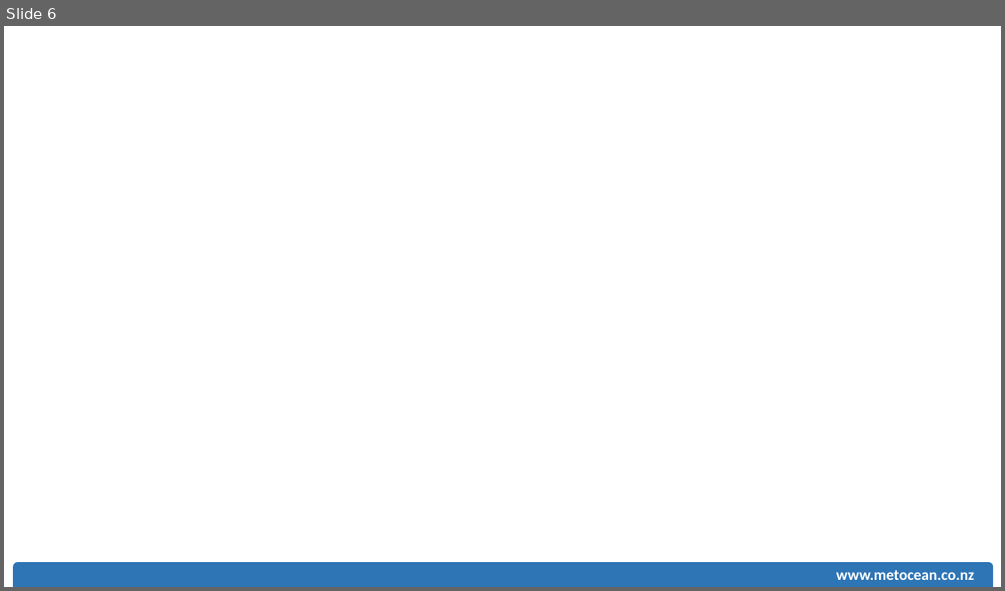
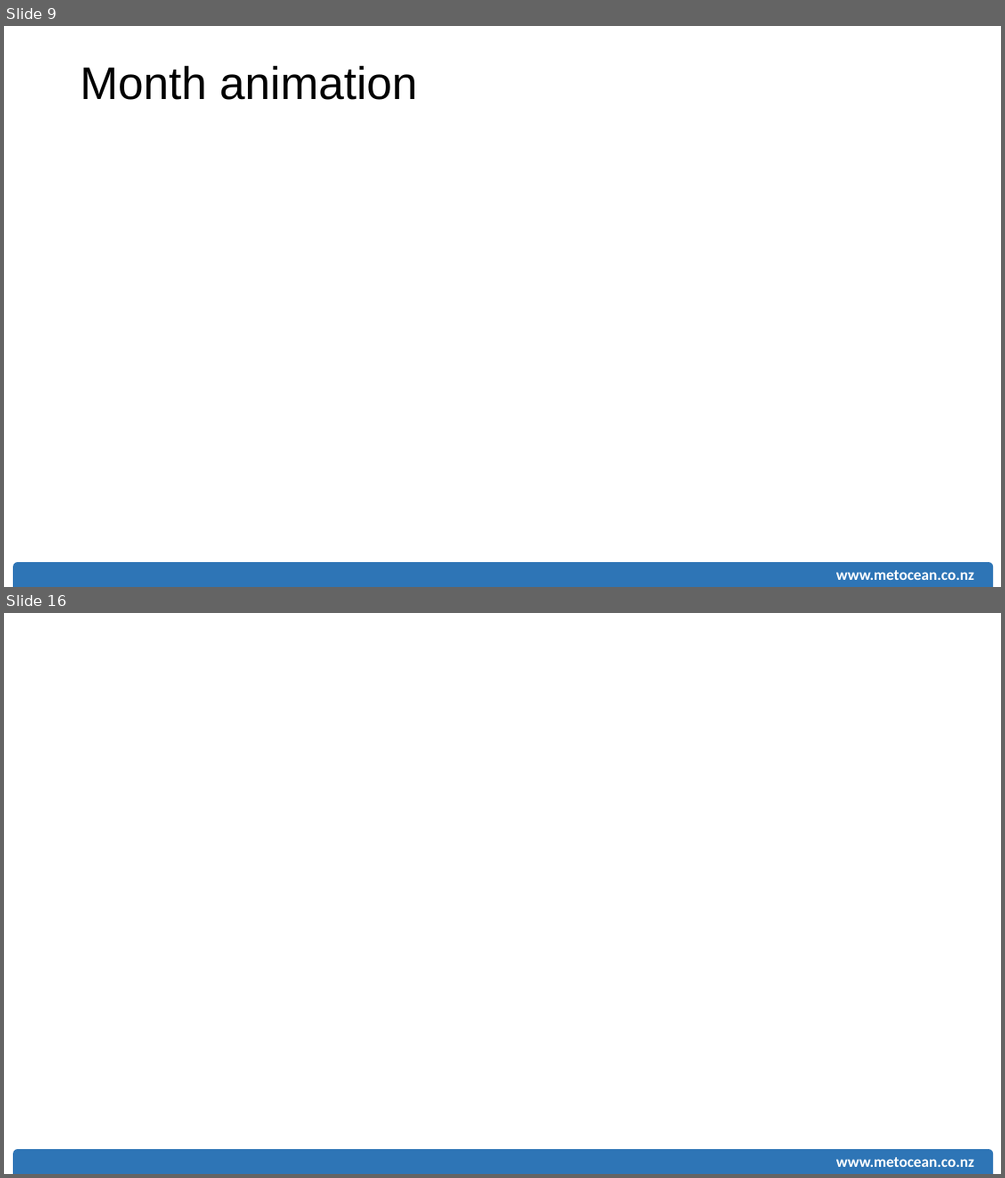
Before and after one commit to rsoutelino/CeP2015, a slide deck: soutelino_MSL_CeP2015.pptx. Shown one above the other, each under a label of ours: slide 6 before the commit, slides 9 and 16 after it; the slides between them are not shown. The pictures are 1005x591 and 1005x1178 pixels, drawn with LibreOffice and Linux fonts; fonts in the diff are those of the drawing. Boxes give left, top, right and bottom in pixels: in the first picture for what was removed or moved away, otherwise in the second. Text is boxed around its words. In the diff, an @@ line names an element or a change of style, - is before the commit and + after.

```diff
--- a/soutelino_MSL_CeP2015.pptx
+++ b/soutelino_MSL_CeP2015.pptx
@@ slide 9 added at (4, 26, 1001, 587), background #FFFFFF @@
@@ text added at (80, 65, 417, 100), 44 pt, text #000000 @@
+Month animation
@@ round same rect added at (13, 562, 994, 587), fill #2E75B6 @@
@@ text added at (836, 570, 974, 580), 14.8 pt, text #FFFFFF, bold @@
+www.metocean.co.nz
@@ what was slide 6 is now slide 16 @@
```
Also in this commit, not shown: 4 slides changed, 10 other slides added, 1 slide removed.
